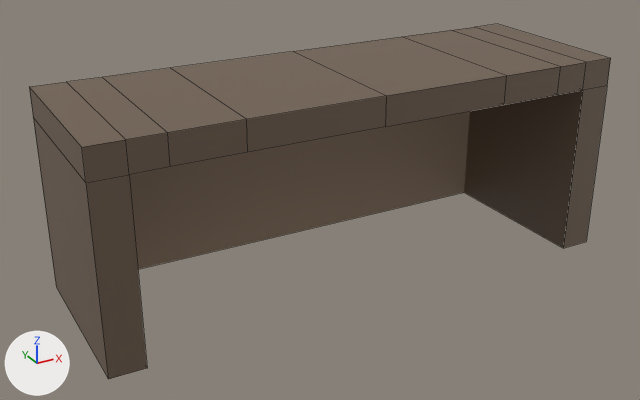
A saved change to the FBX model Assets/Art/3D Models/World/Room/Env_table.fbx.
One viewpoint serves both versions: a 50 mm lens placed at (-2.51, -4.24, 2.44), pointed at (-0.34, -0.29, 0.46). Arrows for +X, +Y and +Z are at lower left; the lights stay in place. Mesh edges are drawn as thin lines. Where no turn or scale is listed for an object, it has been applied to the vertices.

In view in the first picture: 'desk'.
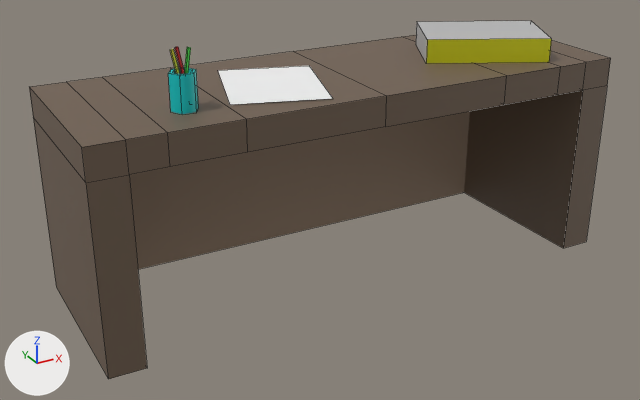
Where the newer file only moved an object's origin or applied its transform, the numbers keep the older frame.

Where the change shows, as pixel boxes [x1, y1, x2, y2] in the pictures (640 x 400 px):
'desk', reshaped: before [29, 24, 611, 379]; after [29, 21, 611, 379]
part 1 of me_mesh, added (cyan): after [168, 67, 199, 114]
part 2 of me_mesh, added: after [416, 21, 552, 63]
part 3 of me_mesh, added: after [170, 47, 333, 105]

Patch to the scene script:
```diff
--- a/Assets/Art/3D Models/World/Room/Env_table.fbx.py
+++ b/Assets/Art/3D Models/World/Room/Env_table.fbx.py
@@ mat_book1 @@
+mat_book1 = principled_material('book1')
+mat_book1.base_color = (0.518, 0.0, 0.0)  # red #bf0000
@@ mat_book2 @@
+mat_book2 = principled_material('book2')
+mat_book2.base_color = (0.566, 0.566, 0.0)  # yellow #c6c600
@@ mat_book3 @@
+mat_book3 = principled_material('book3')
+mat_book3.base_color = (0.0, 0.62, 0.0)  # green #00ce00
@@ mat_lambert8 @@
+mat_lambert8 = principled_material('lambert8')
+mat_lambert8.base_color = (0.0, 0.572, 0.572)  # cyan #00c7c7
@@ mat_bed @@
+mat_bed = principled_material('bed')
+mat_bed.base_color = (0.934, 0.934, 0.934)  # white #f7f7f7
@@ mat_lambert1 @@
+mat_lambert1 = principled_material('lambert1')
+mat_lambert1.base_color = (0.5, 0.5, 0.5)  # grey #bcbcbc
@@ me_mesh @@
 # used by ob_desk; location = (-0.204, -0.225, 0.581)
 # verts and faces of me_mesh; kept vertices keep their numbers, new ones are numbered from 48
-me_mesh.from_pydata(...)  # 48 vertices, 43 faces; spans x -1.5..1.5, y -0.5..0.5, z -0.58..0.58
+me_mesh.from_pydata(...)  # 102 vertices, 85 faces; spans x -1.5..1.5, y -0.5..0.5, z -0.58..0.87
+# me_mesh part 1: a new loose piece of 24 vertices spanning x -1.01..-0.88, y -0.29..-0.17, z 0.57..0.76, in mat_lambert8 (cyan #00c7c7)
+# me_mesh part 2
+verts[48] = (0.52, -0.09, 0.71)  # pixel (427, 39)
+verts[49] = (0.73, 0.31, 0.71)  # pixel (416, 21)
+verts[50] = (0.52, -0.09, 0.58)  # pixel (426, 63)
+verts[51] = (0.73, 0.31, 0.58)  # pixel (415, 44)
+for new, old in zip([*range(52, 56)], [*range(48, 52)]): verts[new] = verts[old] + (0.61, -0.31, 0.0)
+faces += [(52, 54, 55, 53), (48, 52, 53, 49), (48, 49, 51, 50), (50, 51, 55, 54), (49, 53, 55, 51)]  # mat_lambert1 (grey #bcbcbc)
+faces += [(48, 50, 54, 52)]  # mat_book2 (yellow #c6c600)
+# me_mesh part 3
+# 22 vertices are added at x -1.0..-0.07, y -0.43..0.31, z 0.58..0.87
+# 5 new faces join them, mat_book2 (yellow #c6c600)
+# 5 new faces join them, mat_book1 (red #bf0000)
+# 5 new faces join them, mat_book3 (green #00ce00)
+# 1 new face joins them, mat_bed (white #f7f7f7)
 me_mesh.materials.append(mat_wood)
 me_mesh.materials.append(mat_lambert3)
+me_mesh.materials.append(mat_book2)  # yellow #c6c600
+me_mesh.materials.append(mat_book1)  # red #bf0000
+me_mesh.materials.append(mat_book3)  # green #00ce00
+me_mesh.materials.append(mat_lambert1)  # grey #bcbcbc
+me_mesh.materials.append(mat_bed)  # white #f7f7f7
+me_mesh.materials.append(mat_lambert8)  # cyan #00c7c7
```
